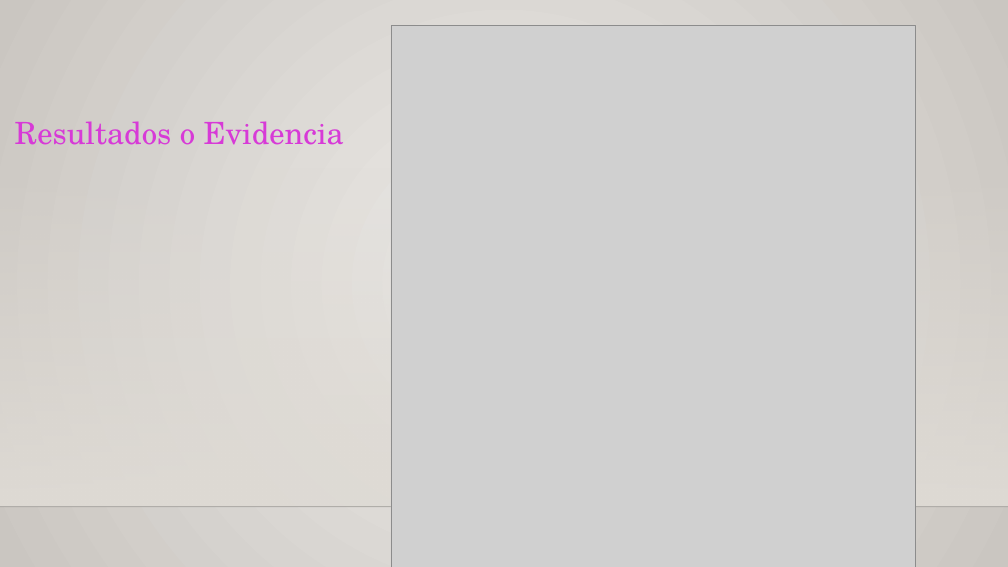
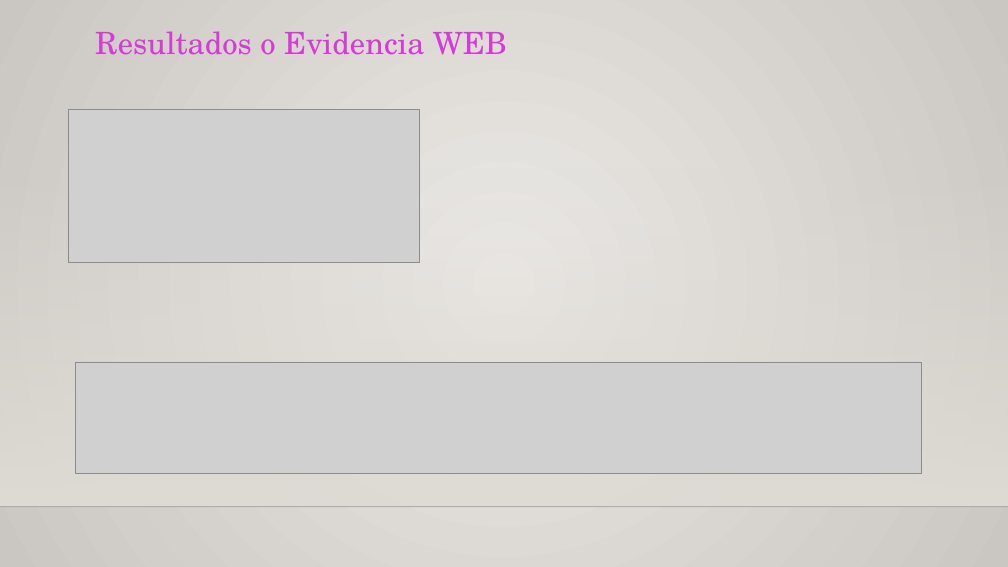
Before and after one commit to MRCuevasCarreno/MediTriage, a slide deck: slide 13 of Fase 1/Evidencias Grupales/MediTriage.pptx (slide 12 before the commit). Drawn at 1008x567 pixels with LibreOffice and Linux fonts; fonts in the diff are those of the drawing; grey boxes stand for pictures; background and template pictures are left out. Boxes give left, top, right and bottom in pixels: in the first picture for what was removed or moved away, otherwise in the second. Text is boxed around its words. In the diff, an @@ line names an element or a change of style, - is before the commit and + after.

```diff
--- a/Fase 1/Evidencias Grupales/MediTriage.pptx
+++ b/Fase 1/Evidencias Grupales/MediTriage.pptx
@@ picture removed at [391,26,915,567] @@
@@ text at [95,31,507,55]: text changed @@
-Resultados o Evidencia
+Resultados o Evidencia WEB
@@ picture added at [68,109,419,262] @@
@@ picture added at [75,362,922,473] @@
```
Also in this commit, not shown: 1 other slide changed, 5 slides added.
